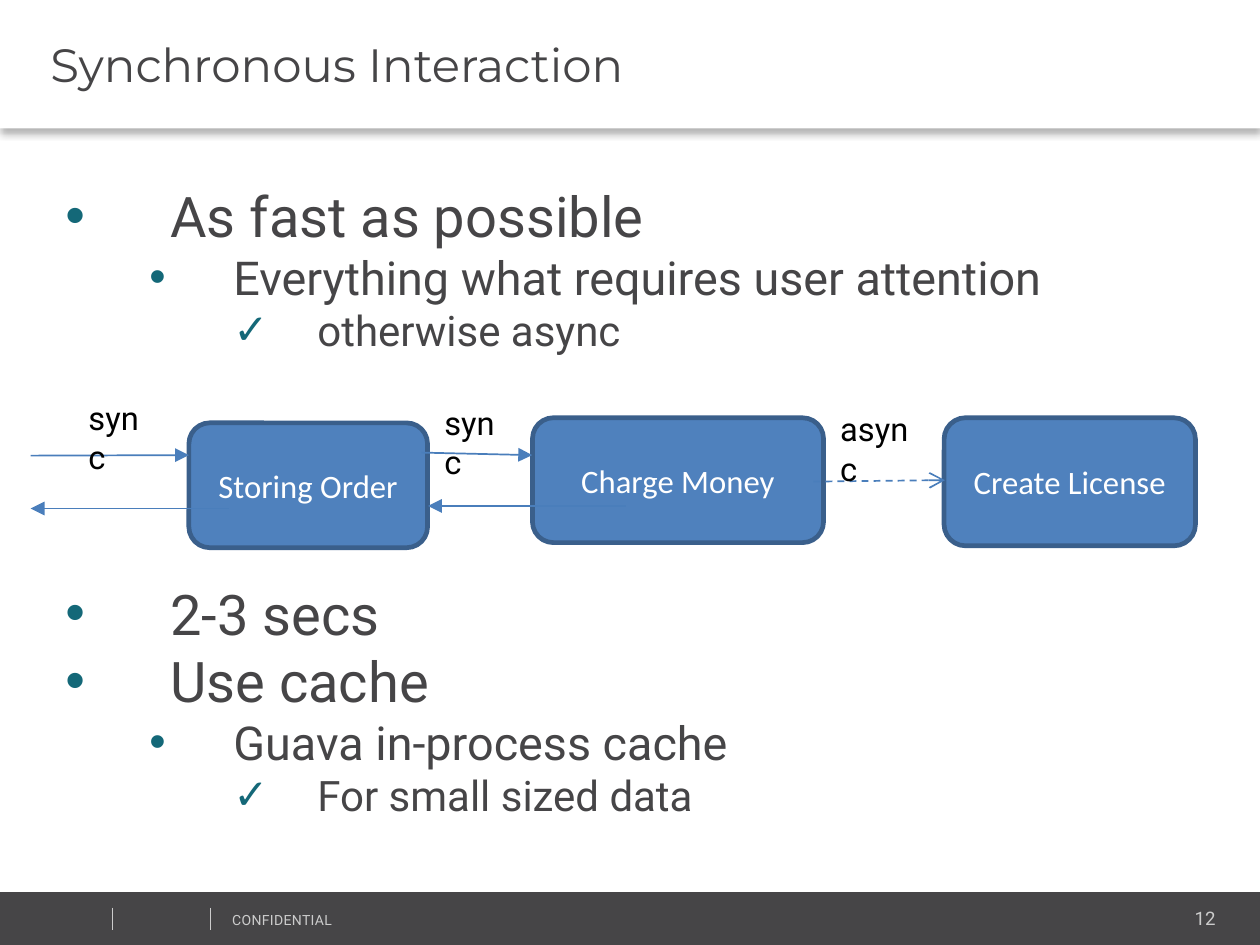
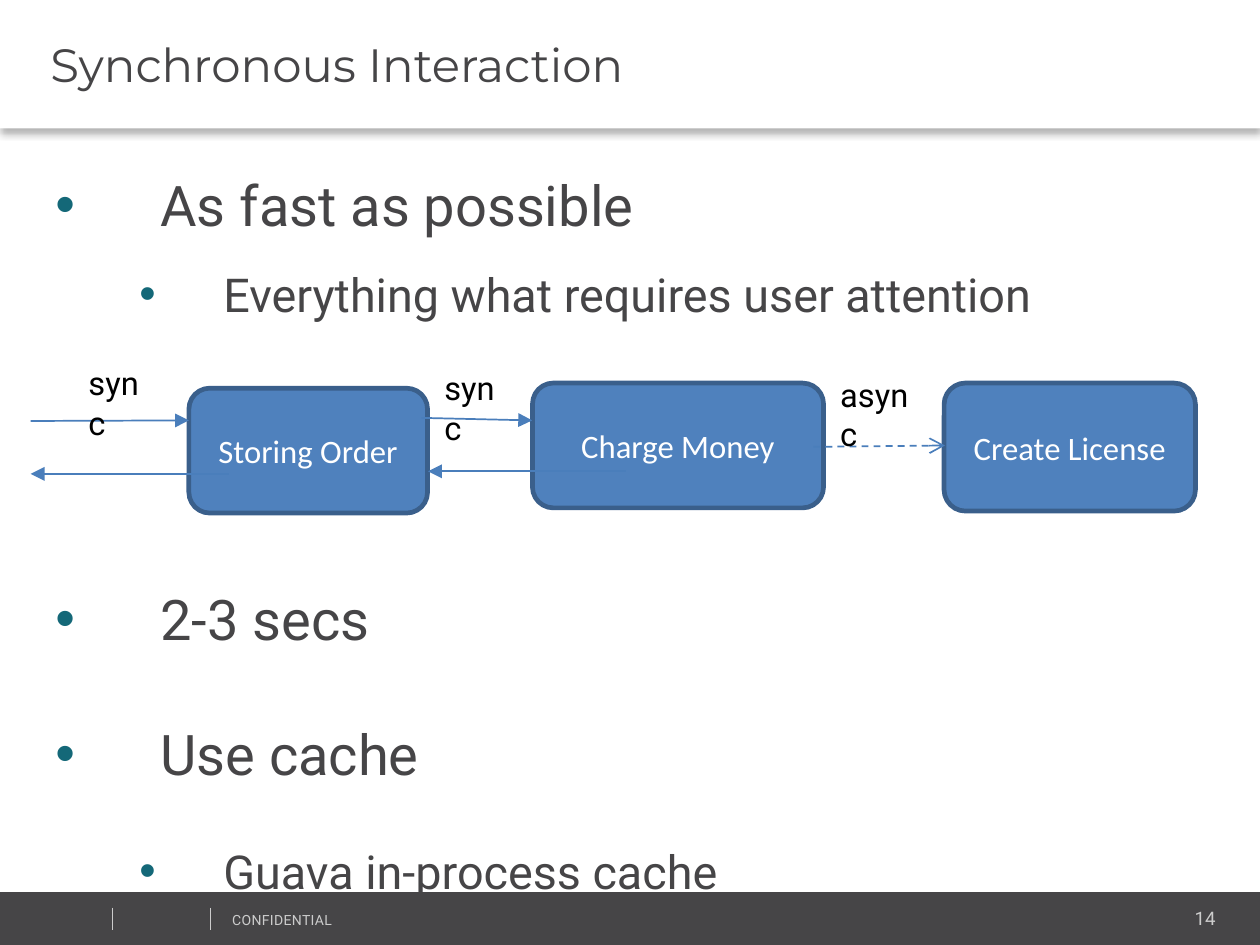
Before and after one commit to vitali-kviatkouski/personal, a slide deck: slide 14 of MicroservicesITWeek2017.pptx (slide 12 before the commit). Drawn at 1260x945 pixels with LibreOffice and Linux fonts; fonts in the diff are those of the drawing; background and template pictures are left out. Boxes give left, top, right and bottom in pixels: in the first picture for what was removed or moved away, otherwise in the second. Text is boxed around its words. In the diff, an @@ line names an element or a change of style, - is before the commit and + after.

```diff
--- a/MicroservicesITWeek2017.pptx
+++ b/MicroservicesITWeek2017.pptx
@@ text "As fast as possible": place and size @@
-text "As fast as possible" at (170,194,1041,812)
+text "As fast as possible" at (160,183,1030,899)
@@ text "As fast as possible" at (160,183,1030,899): line spacing 1 to 1.5; line spacing 1 to 2 @@
@@ text at (317,314,500,347): paragraph removed @@
-    ✓ otherwise async
@@ 5 arrows, 3 rounded rectangles, 3 texts: place and size @@
-5 arrows, 3 rounded rectangles, 3 texts at (30,323,1196,548)
+5 arrows, 3 rounded rectangles, 3 texts at (30,354,1196,512)
@@ text at (317,779,693,812): paragraph removed @@
-    ✓ For small sized data
@@ page number at (1195,912,1216,925): text changed @@
-12
+14
```
Also in this commit, not shown: 4 other slides changed, 3 slides added, 1 other file.
